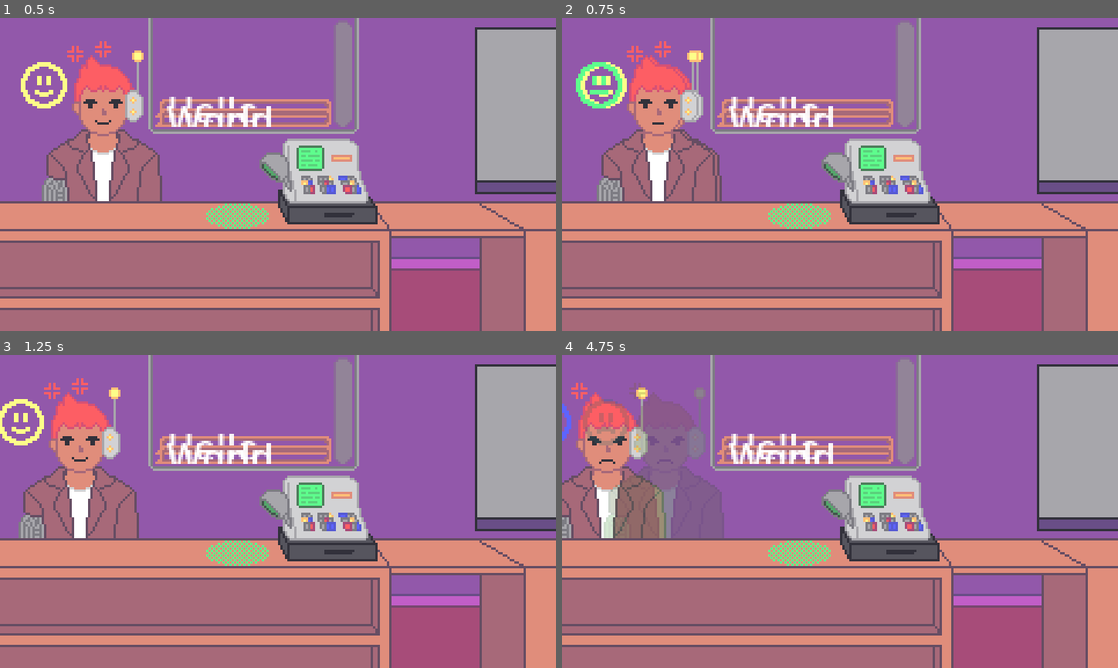
Above: before the commit, frames 1-4 (two rows, left to right).
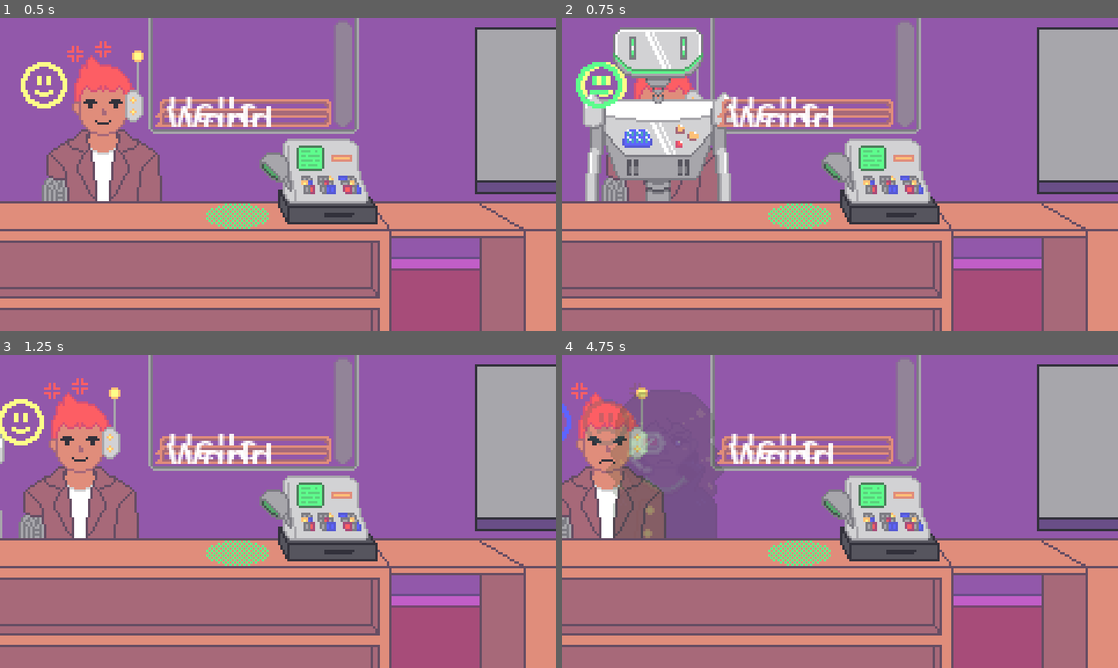
Above: after the commit, the same moments.

Repository: goofanader/ggj-2026
Game: Godot game, scene res://Scenes/Main Scene.tscn
The game is run twice, just before and just after one commit, with the same random seed, the same clock (stepped at 60 frames per second) and the same inputs.
Inputs (mouse positions are in pixels of both pictures, inside the frame that each line leads up to):
- Up to frame 1 (0.5 s): no input
- Up to frame 2 (0.75 s): tap Enter (Spawn New Customer) at 0.5 s; move the mouse to (878, 180) at 0.52 s; hold Backspace (Clear Customers) from 0.53 s (still down); click (878, 180) at 0.67 s
- Up to frame 3 (1.25 s): keep holding Backspace (Clear Customers)
- Up to frame 4 (4.75 s): move the mouse to (728, 527) at 1.27 s; release Backspace (Clear Customers) at 1.28 s; tap Enter (Spawn New Customer) at 1.35, 2.85, 4.35 s; click (728, 527) at 1.42 s; move the mouse to (895, 442) at 2.02 s; hold Backspace (Clear Customers) 2.03-2.78 s; click (895, 442) at 2.17 s; move the mouse to (812, 574) at 2.77 s; click (812, 574) at 2.92 s; tap Space at 3.5 s; move the mouse to (1006, 558) at 3.52 s; hold Backspace (Clear Customers) 3.53-4.28 s; click (1006, 558) at 3.67 s; move the mouse to (673, 464) at 4.27 s; click (673, 464) at 4.42 s

Frame 1 is identical in both runs. In frame 2, 10% of the frame differs, in the area x 3-31%, y 2-59%; in frame 3, 0.1%; in frame 4, 3.4%.

Commit message:
Added additional character assets

Diff:
--- /dev/null
+++ b/Assets/Art/Characters/eye_girl_frames.tres
@@ -0,0 +1,42 @@
+[gd_resource type="SpriteFrames" format=3 uid="uid://peoq2t8hhfx6"]
+
+[ext_resource type="Texture2D" uid="uid://biljqyw5xth0c" path="res://Assets/Art/Characters/eye_girl.png" id="1_43u1p"]
+
+[sub_resource type="AtlasTexture" id="AtlasTexture_d0n73"]
+atlas = ExtResource("1_43u1p")
+region = Rect2(0, 0, 82, 104)
+
+[sub_resource type="AtlasTexture" id="AtlasTexture_wq0cn"]
+atlas = ExtResource("1_43u1p")
+region = Rect2(82, 0, 82, 104)
+
+[sub_resource type="AtlasTexture" id="AtlasTexture_2i4ot"]
+atlas = ExtResource("1_43u1p")
+region = Rect2(164, 0, 82, 104)
+
+[resource]
+animations = [{
+"frames": [{
+"duration": 1.0,
+"texture": SubResource("AtlasTexture_d0n73")
+}],
+"loop": true,
+"name": &"Happy",
+"speed": 5.0
+}, {
+"frames": [{
+"duration": 1.0,
+"texture": SubResource("AtlasTexture_wq0cn")
+}],
+"loop": true,
+"name": &"Neutral",
+"speed": 5.0
+}, {
+"frames": [{
+"duration": 1.0,
+"texture": SubResource("AtlasTexture_2i4ot")
+}],
+"loop": true,
+"name": &"Sad",
+"speed": 5.0
+}]
--- /dev/null
+++ b/Assets/Art/Characters/robot_frames.tres
@@ -0,0 +1,38 @@
+[gd_resource type="SpriteFrames" format=3 uid="uid://borlb3ab3ej5x"]
+
+[ext_resource type="Texture2D" uid="uid://n8mt8waee7gg" path="res://Assets/Art/Characters/robot.png" id="1_cgj2d"]
+
+[sub_resource type="AtlasTexture" id="AtlasTexture_fjrfi"]
+atlas = ExtResource("1_cgj2d")
+region = Rect2(0, 0, 82, 104)
+
+[sub_resource type="AtlasTexture" id="AtlasTexture_hrbup"]
+atlas = ExtResource("1_cgj2d")
+region = Rect2(164, 0, 82, 104)
+
+[resource]
+animations = [{
+"frames": [{
+"duration": 1.0,
+"texture": SubResource("AtlasTexture_fjrfi")
+}],
+"loop": true,
+"name": &"Happy",
+"speed": 5.0
+}, {
+"frames": [{
+"duration": 1.0,
+"texture": SubResource("AtlasTexture_fjrfi")
+}],
+"loop": true,
+"name": &"Neutral",
+"speed": 5.0
+}, {
+"frames": [{
+"duration": 1.0,
+"texture": SubResource("AtlasTexture_hrbup")
+}],
+"loop": true,
+"name": &"Sad",
+"speed": 5.0
+}]
--- a/Scenes/Main Scene.tscn
+++ b/Scenes/Main Scene.tscn
@@ -10,8 +10,10 @@
 [ext_resource type="Texture2D" uid="uid://b6ry56fg0rdoj" path="res://Assets/Art/Background/register.png" id="4_156p1"]
 [ext_resource type="PackedScene" uid="uid://05e0gnh4hnan" path="res://Scenes/UI Scene.tscn" id="4_v87v2"]
 [ext_resource type="Texture2D" uid="uid://j7ahjlb32un3" path="res://Assets/Art/Background/scanner_spot.png" id="5_7enb7"]
+[ext_resource type="SpriteFrames" uid="uid://peoq2t8hhfx6" path="res://Assets/Art/Characters/eye_girl_frames.tres" id="5_bgl0a"]
 [ext_resource type="Script" uid="uid://bgccdanfxwkna" path="res://Scripts/FrequentAudioData.gd" id="5_s0c2j"]
 [ext_resource type="Script" uid="uid://cdfq424n0esed" path="res://Scripts/background_sounds.gd" id="5_uctcs"]
+[ext_resource type="SpriteFrames" uid="uid://borlb3ab3ej5x" path="res://Assets/Art/Characters/robot_frames.tres" id="6_777q4"]
 [ext_resource type="PackedScene" uid="uid://dfife271rokxq" path="res://Scenes/Customer.tscn" id="7_7enb7"]
 [ext_resource type="PackedScene" uid="uid://yvs2w16l73e7" path="res://Scenes/Dialog.tscn" id="9_105va"]
 [ext_resource type="Script" uid="uid://dw5l65yena3g6" path="res://Scenes/register.gd" id="9_mlytr"]
@@ -26,7 +28,7 @@
 
 [sub_resource type="Resource" id="Resource_mlytr"]
 script = ExtResource("2_l533x")
-sprites = Array[SpriteFrames]([ExtResource("3_1051w")])
+sprites = Array[SpriteFrames]([ExtResource("3_1051w"), ExtResource("5_bgl0a"), ExtResource("6_777q4")])
 customer_scene = ExtResource("7_7enb7")
 metadata/_custom_type_script = "uid://4t7ehoq1t80x"
 
@@ -59,12 +61,11 @@
 audio_track = ExtResource("23_1n7h2")
 metadata/_custom_type_script = "uid://bgccdanfxwkna"
 
-[node name="Main Scene" type="Node2D" unique_id=125374370 node_paths=PackedStringArray("customer_spawn", "background_audio_node", "customer_nodes")]
+[node name="Main Scene" type="Node2D" unique_id=125374370 node_paths=PackedStringArray("customer_spawn", "customer_nodes")]
 script = ExtResource("1_4y6ly")
 customer_data = SubResource("Resource_mlytr")
 customer_spawn = NodePath("CharacterSpawn")
 item_scene = ExtResource("2_56oky")
-background_audio_node = NodePath("")
 customer_nodes = [NodePath("Customer")]
 
 [node name="Bg" type="Node2D" parent="." unique_id=177786591]
Binary file added: Assets/Art/Characters/eye_girl.png
Not shown, added: Assets/Art/Characters/eye_girl.png.import
Binary file added: Assets/Art/Characters/player.png
Not shown, added: Assets/Art/Characters/player.png.import
Binary file added: Assets/Art/Characters/robot.png
Not shown, added: Assets/Art/Characters/robot.png.import
